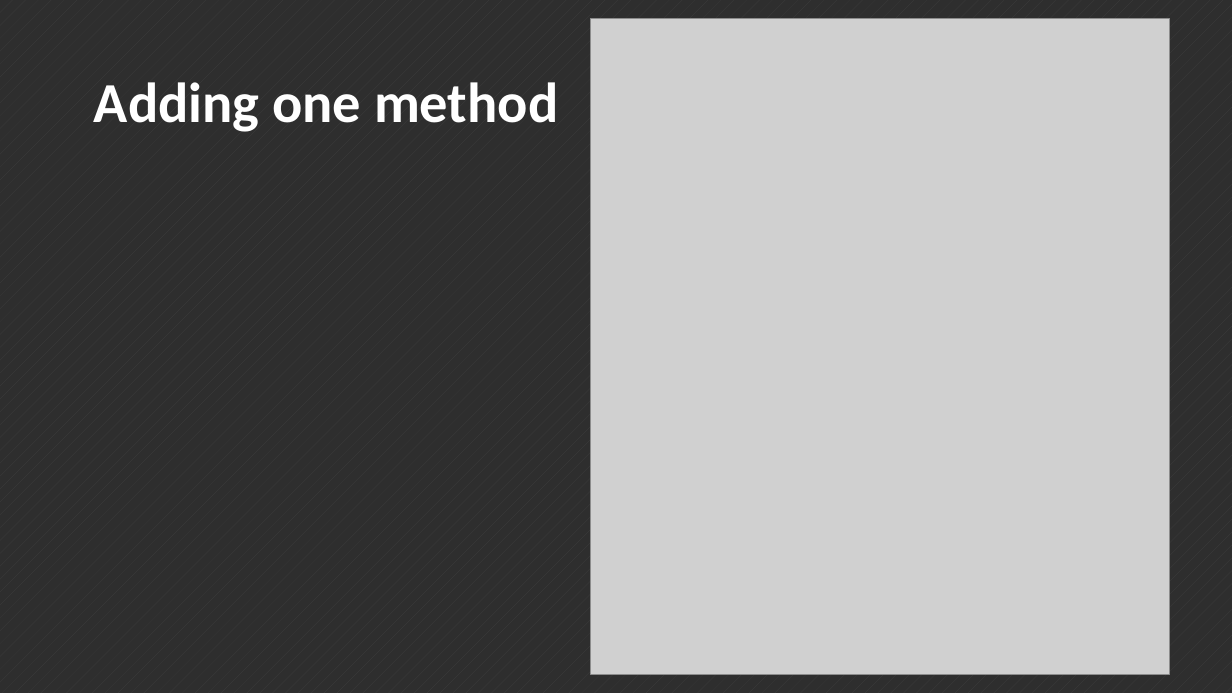
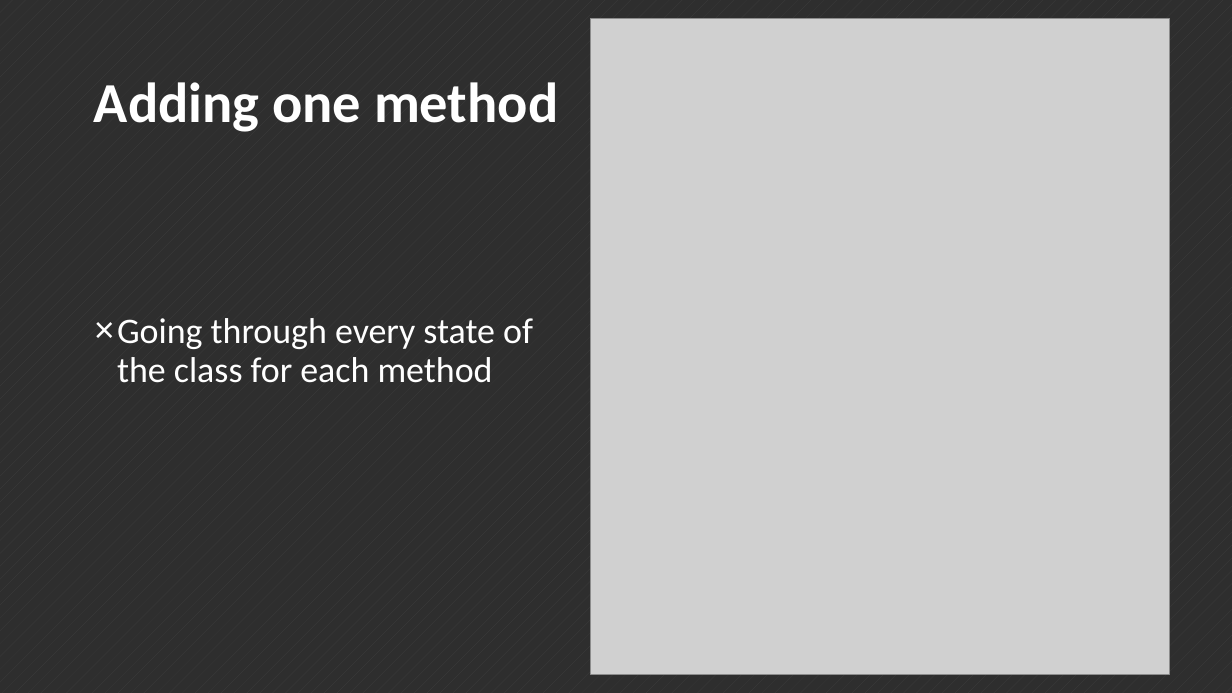
Before and after one commit to ahorguelin/thanks_microsoft, a slide deck: slide 5 of Design Patterns.pptx. Drawn at 1232x693 pixels with LibreOffice and Linux fonts; fonts in the diff are those of the drawing; grey boxes stand for pictures. Boxes give left, top, right and bottom in pixels: in the first picture for what was removed or moved away, otherwise in the second. Text is boxed around its words. In the diff, an @@ line names an element or a change of style, - is before the commit and + after.

```diff
--- a/Design Patterns.pptx
+++ b/Design Patterns.pptx
@@ text added at box(117, 318, 533, 383), 28 pt, text #FFFFFF @@
+× Going through every state of the class for each method
```
Also in this commit, not shown: 5 other slides changed, 1 slide added, 1 slide removed.
